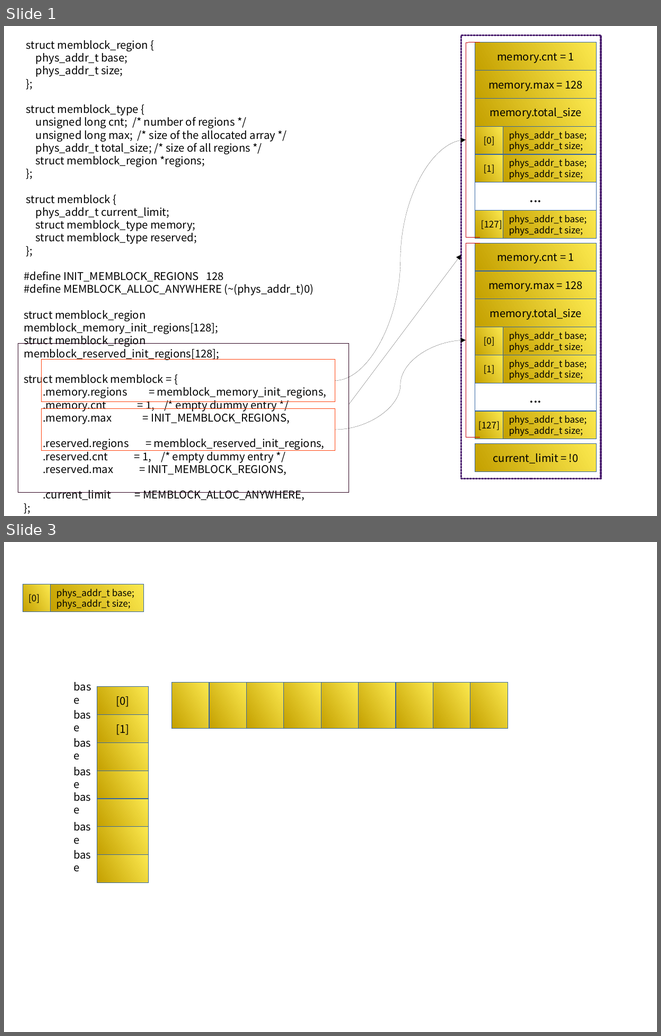
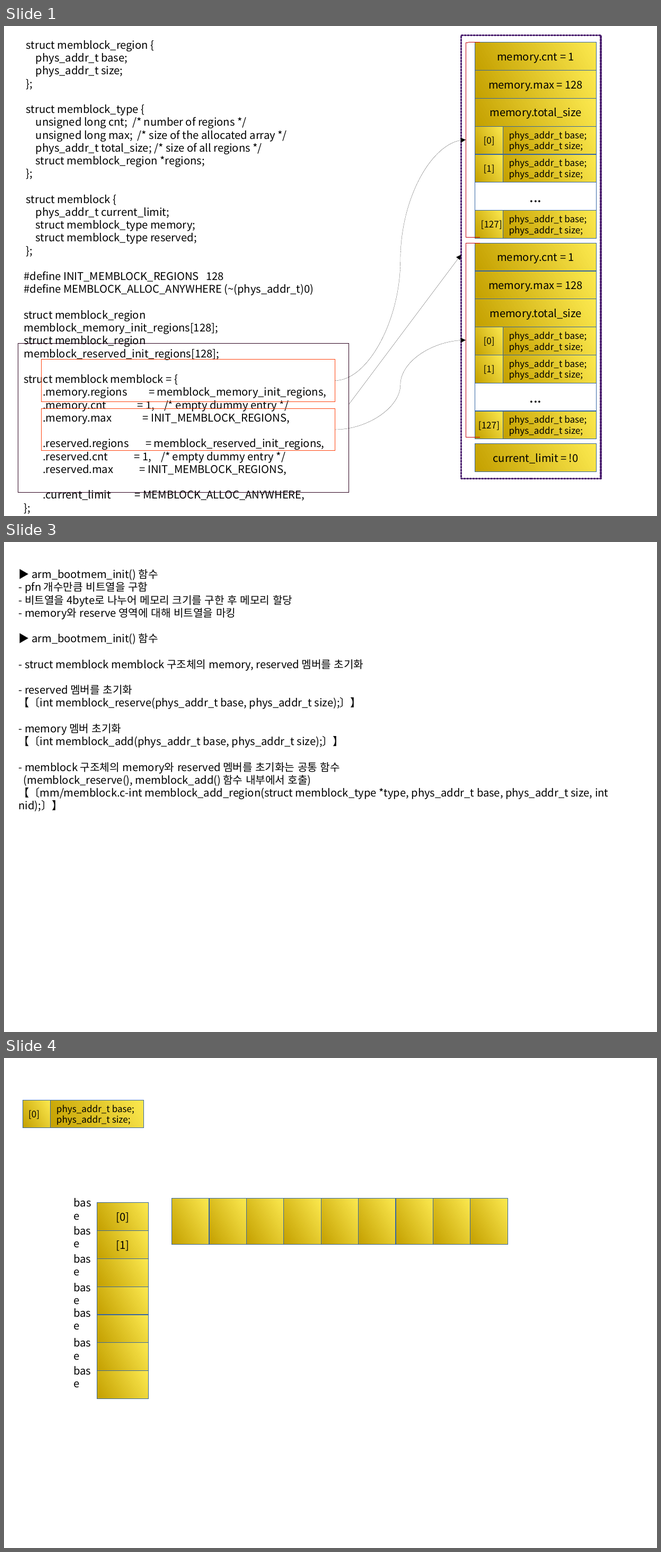
Before and after one commit to iamroot11c/kernel, a slide deck: 00-iamroot11c/users/man/IAMROOT-bootmem_init.odp. Shown one above the other, each under a label of ours: slides 1 and 3 before the commit, slides 1, 3 and 4 after it; the slides between them are not shown. The pictures are 661x1036 and 661x1552 pixels, drawn with LibreOffice and Linux fonts; fonts in the diff are those of the drawing. Boxes give left, top, right and bottom in pixels: in the first picture for what was removed or moved away, otherwise in the second. Text is boxed around its words. In the diff, an @@ line names an element or a change of style, - is before the commit and + after.

```diff
--- a/00-iamroot11c/users/man/IAMROOT-bootmem_init.odp
+++ b/00-iamroot11c/users/man/IAMROOT-bootmem_init.odp
@@ slide 3 added at [4, 542, 657, 1032], background #FFFFFF @@
@@ text added at [19, 569, 608, 811], 13 pt, text #000000 @@
+▶ arm_bootmem_init() 함수
+- pfn 개수만큼 비트열을 구함
+- 비트열을 4byte로 나누어 메모리 크기를 구한 후 메모리 할당
+- memory와 reserve 영역에 대해 비트열을 마킹
+▶ arm_bootmem_init() 함수
+- struct memblock memblock 구조체의 memory, reserved 멤버를 초기화
+- reserved 멤버를 초기화
+【〔int memblock_reserve(phys_addr_t base, phys_addr_t size);〕】
+- memory 멤버 초기화
+【〔int memblock_add(phys_addr_t base, phys_addr_t size);〕】
+- memblock 구조체의 memory와 reserved 멤버를 초기화는 공통 함수
+(memblock_reserve(), memblock_add() 함수 내부에서 호출)
+【〔mm/memblock.c-int memblock_add_region(struct memblock_type *type, phys_addr_t base, phys_addr_t size, int nid);〕】
@@ what was slide 3 is now slide 4 @@
```
Also in this commit, not shown: 4 slides changed, 2 other files.
